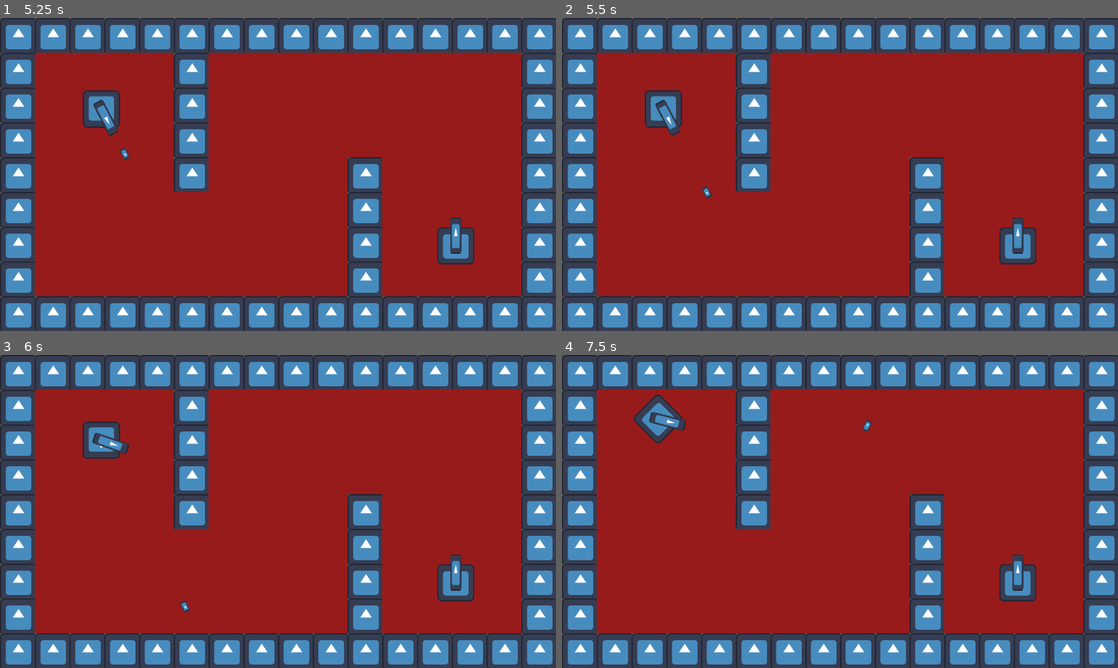
Above: before the commit, frames 1-4 (two rows, left to right).
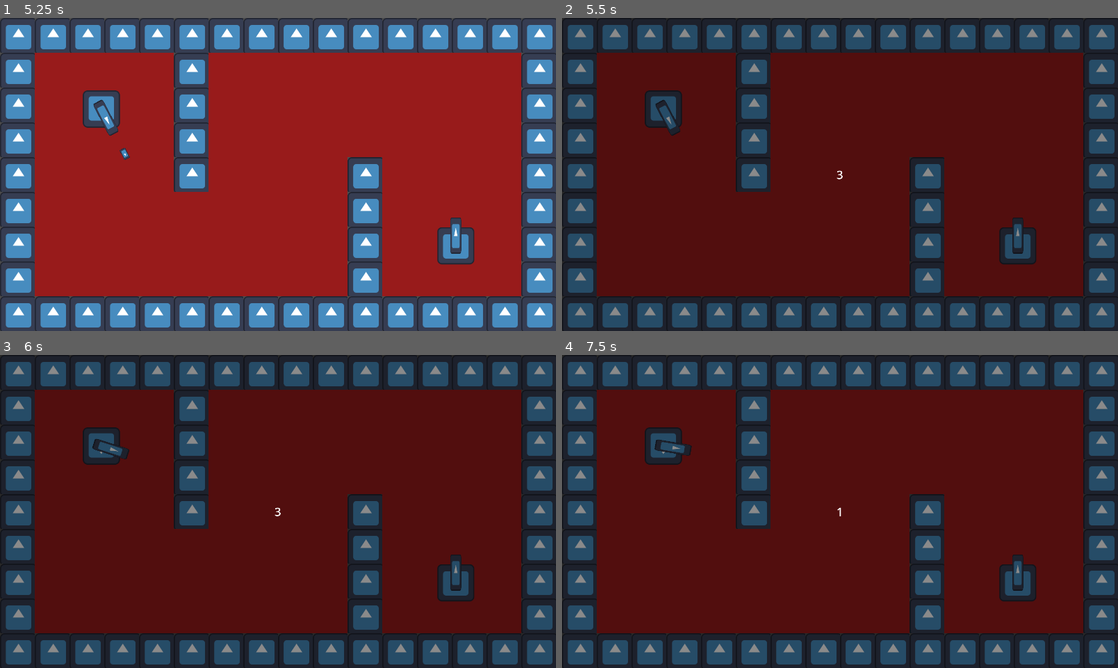
Above: after the commit, the same moments.

Repository: AugWii/GMTK-Game-Jam-Project
Game: Godot game, scene res://scenes/main.tscn
Same seed, same stepped clock (60 frames per second), same inputs: the game is played once before the commit and once after it. The engine's default icon, where the game draws it, is replaced by a stand-in: a white triangle on a blue panel in a dark square.
Inputs (mouse positions are in pixels of both pictures, inside the frame that each line leads up to):
- Up to frame 1 (5.25 s): click "Play" at 0.5 s; tap Enter (ui_accept) at 1.25, 2.27, 2.3, 2.57, 2.75, 3.77, 3.8, 4.07, 4.25 s; move the mouse to (400, 158) at 1.27 s; hold D (turn_right) 1.28-2.03 s; hold Enter (ui_accept) 1.28-2.03 s; move the mouse to (166, 190) at 2.02 s; hold S (move_backward) 2.03-2.78 s; click (166, 190) at 2.1 s; move the mouse to (333, 105) at 2.77 s; hold D (turn_right) 2.78-3.53 s; hold Enter (ui_accept) 2.78-3.53 s; move the mouse to (250, 237) at 3.52 s; hold W (move_forward) 3.53-4.28 s; click (250, 237) at 3.6 s; move the mouse to (444, 221) at 4.27 s; hold Enter (ui_accept) 4.28-5.03 s; hold A (turn_left) from 4.28 s (still down); move the mouse to (111, 127) at 5.02 s; click (111, 127) at 5.1 s
- Up to frame 2 (5.5 s): keep holding A (turn_left); tap Enter (ui_accept) at 5.27, 5.3 s
- Up to frame 3 (6 s): tap Enter (ui_accept) at 5.57 s; move the mouse to (305, 511) at 5.77 s; release A (turn_left) at 5.78 s; hold S (move_backward) from 5.78 s (still down); hold Enter (ui_accept) from 5.78 s (still down)
- Up to frame 4 (7.5 s): move the mouse to (756, 433) at 6.52 s; release S (move_backward) at 6.53 s; release Enter (ui_accept) at 6.53 s; hold D (turn_right) 6.53-7.28 s; click (756, 433) at 6.6 s; tap Enter (ui_accept) at 6.77, 6.8, 7.07 s; move the mouse to (962, 495) at 7.27 s; hold W (move_forward) from 7.28 s (still down); hold Enter (ui_accept) from 7.28 s (still down)

Frame 1 is identical in both runs. In frame 2, 98% of the frame differs, in the area x 0-100%, y 0-100%; in frame 3, 98%; in frame 4, 98%.

Commit message:
Added death

Diff:
--- a/scenes/current_level.gd
+++ b/scenes/current_level.gd
@@ -14,7 +14,7 @@
 func LoadLevel(levelNum:int) -> void:
 	var currLevel:Node
 	for child in get_children():
-		child.free()
+		child.queue_free()
 	if(levelNum == 1):
 		currLevel = Level1.instantiate()
 		self.add_child(currLevel)
--- a/scripts/bullet.gd
+++ b/scripts/bullet.gd
@@ -63,6 +63,5 @@
 	if body is Player:
 		body.player_hit()
 		valid_hit = true
-
 	if valid_hit:
 		queue_free()
--- a/scripts/main.gd
+++ b/scripts/main.gd
@@ -11,12 +11,13 @@
 	pass
 
 func _on_main_menu_start_game() -> void:
+	countdown_func()
+
+func countdown_func() -> void:
 	var countdown_ui = $GUI/Control/Countdown
 	var countdown_label: Label = $GUI/Control/Countdown/CountdownLabel
 	var countdown: int = 3
-
 	$"Current Level".LoadLevel(1)
-
 	countdown_ui.visible = true
 	while countdown > 0:
 		countdown_label.text = str(countdown)
--- a/scripts/player.gd
+++ b/scripts/player.gd
@@ -33,7 +33,6 @@
 
 @onready var vulnerable_timer: Timer = $VulnerableTimer
 var is_vulnerable: bool = false
-signal player_lose
 
 func _ready() -> void:
 	rewind_timer.start()
@@ -101,7 +100,7 @@
 
 func player_hit() -> void:
 	if is_vulnerable:
-		player_lose.emit()
+		$/root/Main.countdown_func()
 		return
 	if rewind_pos.size() > 0:
 		var rewind_to: Vector3 = rewind_pos.back()
